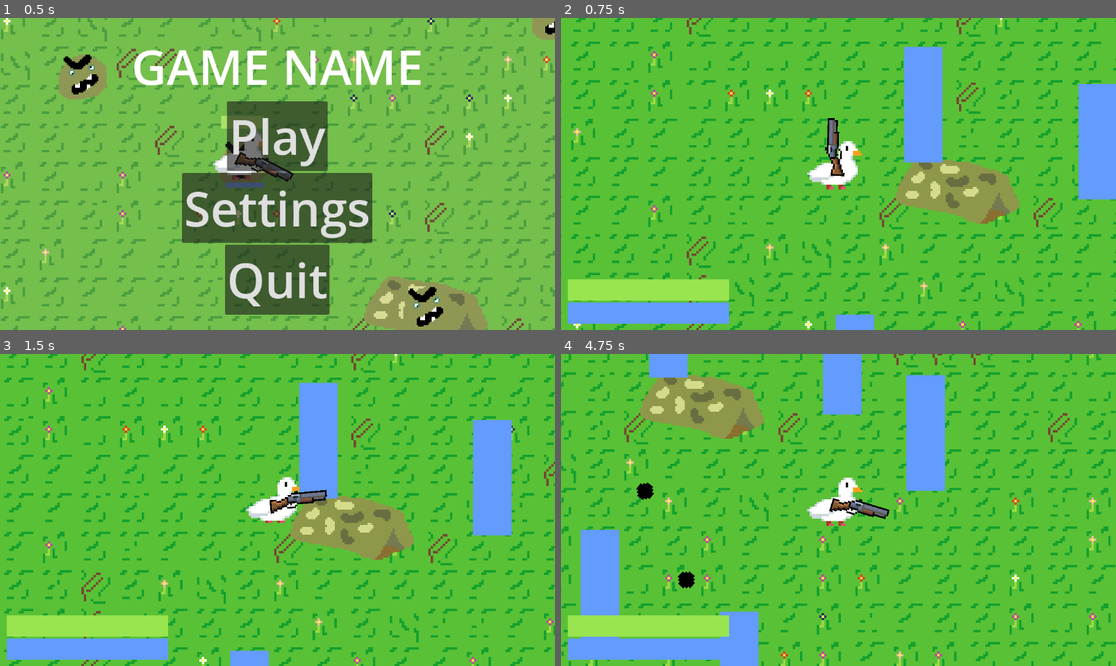
Above: before the commit, frames 1-4 (two rows, left to right).
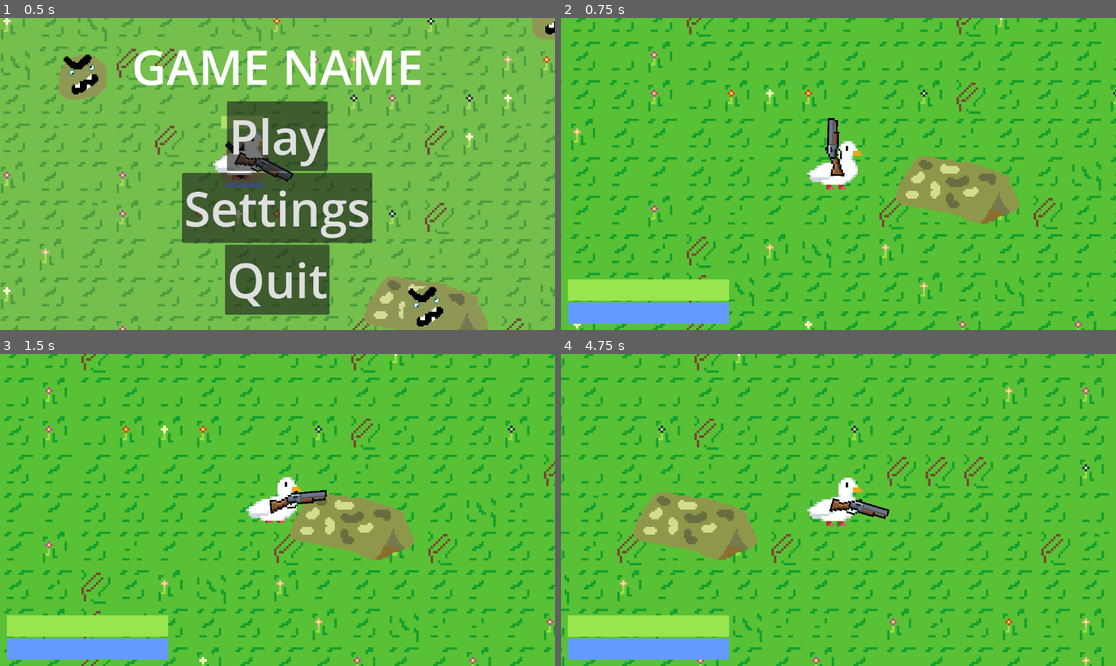
Above: after the commit, the same moments.

Repository: MathiasBenoni/Wave_based_game
Game: Godot game, scene res://scenes/startscreen.tscn
Same seed, same stepped clock (60 frames per second), same inputs: the game is played once before the commit and once after it.
Inputs (mouse positions are in pixels of both pictures, inside the frame that each line leads up to):
- Up to frame 1 (0.5 s): no input
- Up to frame 2 (0.75 s): click "Play" at 0.5 s
- Up to frame 3 (1.5 s): tap Enter (enter) at 1.25 s; move the mouse to (399, 494) at 1.27 s; hold D (move_right) from 1.28 s (still down); tap F (shield) at 1.35 s
- Up to frame 4 (4.75 s): move the mouse to (727, 525) at 2.02 s; release D (move_right) at 2.03 s; hold S (move_down) 2.03-2.78 s; tap Enter (enter) at 2.1 s; tap F (shield) at 2.3, 3.05, 3.8, 4.35 s; move the mouse to (894, 441) at 2.77 s; hold D (move_right) 2.78-3.53 s; right-click (894, 441) at 2.85 s; move the mouse to (810, 572) at 3.52 s; hold W (move_up) 3.53-4.28 s; tap Space (shake) at 3.6 s; move the mouse to (1005, 556) at 4.27 s; hold A (move_left) from 4.28 s (still down)

Frame 1 is identical in both runs. In frame 2, 5.4% of the frame differs, in the area x 49-100%, y 9-100%; in frame 3, 5.4%; in frame 4, 31%, in the area x 0-100%, y 0-100%.

Commit message:
All upgrades have their own sprite

Diff:
--- a/scenes/main.tscn
+++ b/scenes/main.tscn
@@ -300,6 +300,7 @@
 layout_mode = 2
 size_flags_vertical = 3
 texture = ExtResource("6_tefeu")
+expand_mode = 5
 
 [node name="upgrade3" type="Button" parent="player/shop/VBoxContainer/VBoxContainer3/VBoxContainer"]
 custom_minimum_size = Vector2(200, 77)
--- a/scenes/tower.tscn
+++ b/scenes/tower.tscn
@@ -19,6 +19,7 @@
 shape = SubResource("RectangleShape2D_2x682")
 
 [node name="cooldown" type="Timer" parent="."]
+wait_time = 0.001
 one_shot = true
 
 [connection signal="timeout" from="cooldown" to="." method="_on_cooldown_timeout"]
--- a/scripts/main.gd
+++ b/scripts/main.gd
@@ -12,7 +12,7 @@
 var button_minimum_size = Vector2(200, 10)
 
 
-var towers := 5
+var towers := 0
 
 @export var damage := 10.0
 
@@ -25,7 +25,7 @@
 		"description": "Increases movement speed by 20%",
 		"cost": 0,
 		"effect": "speed_boost",
-		"icon": preload("res://assets/sprites/gun/placeholder.png")
+		"icon": preload("res://assets/sprites/upgrades/move_upgrade.png")
 	},
 	{
 		"id": 1,
@@ -41,7 +41,7 @@
 		"description": "Adds 25 health points",
 		"cost": 2,
 		"effect": "extra_health",
-		"icon": preload("res://assets/sprites/gun/placeholder.png")
+		"icon": preload("res://assets/sprites/upgrades/card_health_upgrade.png")
 	},
 	{
 		"id": 4,
@@ -49,23 +49,23 @@
 		"description": "Increases damage by 30%",
 		"cost": 1,
 		"effect": "damage_boost",
-		"icon": preload("res://assets/sprites/gun/placeholder.png")
-	},
-	#{
-		#"id": 5,
-		#"name": "Shield",
-		#"description": "Shield for + 2 hitpoints for the base",
-		#"cost": 6,
-		#"effect": "shield",
-		#"icon": preload("res://assets/sprites/gun/placeholder.png")
-	#},
+		"icon": preload("res://assets/sprites/upgrades/damage_boost.png")
+	},
+	{
+		"id": 5,
+		"name": "Firerate",
+		"description": "Increse the firerate",
+		"cost": 5,
+		"effect": "firerate",
+		"icon": preload("res://assets/sprites/upgrades/firerate.png")
+	},
 	{
 		"id": 6,
 		"name": "Defenders",
 		"description": "Towers around the base to defend",
 		"cost": 10,
 		"effect": "towers",
-		"icon": preload("res://assets/sprites/gun/placeholder.png")
+		"icon": preload("res://assets/sprites/upgrades/tower.png")
 	},
 	{
 		"id": 7,
@@ -73,7 +73,7 @@
 		"description": "Enables dash, right click to use",
 		"cost": 1,
 		"effect": "Dash",
-		"icon": preload("res://assets/sprites/gun/placeholder.png")
+		"icon": preload("res://assets/sprites/upgrades/dash.png")
 	},
 	{
 		"id": 8,
@@ -81,7 +81,7 @@
 		"description": "Decreese cooldown of dash",
 		"cost": 10,
 		"effect": "dash_cooldown, right click to use",
-		"icon": preload("res://assets/sprites/gun/placeholder.png")
+		"icon": preload("res://assets/sprites/upgrades/dash.png")
 	},
 	{
 		"id": 9,
@@ -89,7 +89,7 @@
 		"description": "Increese speed of dash",
 		"cost": 1,
 		"effect": "dash_speed, right click to use",
-		"icon": preload("res://assets/sprites/character/placeholder.png")
+		"icon": preload("res://assets/sprites/upgrades/dash.png")
 	}
 ]
 
@@ -268,9 +268,9 @@
 		"damage_boost":
 
 			$player/gun.damage_multiplier += 0.3
-		#"shield":
-			#
-			#get_player().activate_shield(5.0)  # 5 seconds
+		"firerate":
+
+			$player/gun.firerate += 0.5
 
 		"Dash":
 			get_player().can_dash = true
@@ -304,6 +304,7 @@
 
 
 func _ready() -> void:
+	randomize()
 	randomize_shop()
 	$player/gameover.visible = false
 	$player/shop/VBoxContainer/VBoxcontainer/VBoxContainer/upgrade1.custom_minimum_size = button_minimum_size
Binary file added: assets/sprites/upgrades/card_health_upgrade.png
Not shown, added: assets/sprites/upgrades/card_health_upgrade.png.import
Binary file added: assets/sprites/upgrades/damage_boost.png
Not shown, added: assets/sprites/upgrades/damage_boost.png.import
Binary file added: assets/sprites/upgrades/dash.png
Not shown, added: assets/sprites/upgrades/dash.png.import
Binary file added: assets/sprites/upgrades/firerate.png
Not shown, added: assets/sprites/upgrades/firerate.png.import
Binary file added: assets/sprites/upgrades/move_upgrade.png
Not shown, added: assets/sprites/upgrades/move_upgrade.png.import
Binary file added: assets/sprites/upgrades/tower.png
Not shown, added: assets/sprites/upgrades/tower.png.import
